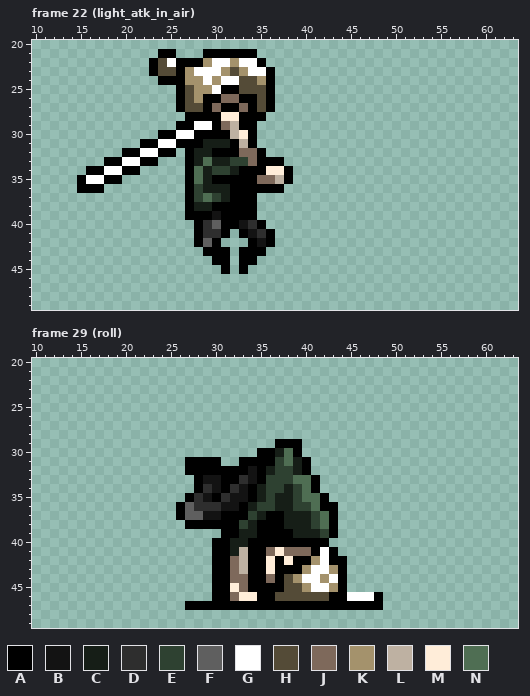
Two versions of one pixel-art file, honki/hero/new_character_design_demo.aseprite. The first picture shows the starting point.
64x64 pixels, 43 frames. Shown: frame 22 (light_atk_in_air): x 10..63, y 20..49; frame 29 (roll): x 10..63, y 20..49. The commit also changed other frames, which this record leaves out.
Visible layers, top first: "Layer 1", "workspace", "works layer".
Palette (. is transparent): A #000000  B #131313  C #161e17  D #2e2e2e  E #2e4131  F #5f5f5f  G #ffffff  H #544b37  J #7e695b  K #a4926c  L #beb1a2  M #ffedd9  N #4f6e53
Pixels before, frame 22 (light_atk_in_air), first column x 15:
21 .........AA...AAAAAA....
22 ........AHGAAAKGGKGGA...
23 ........AHHAKGGGKHKGGA..
24 .........AAAKKGKGGHHKA..
25 ...........AHKKGAAHHHA..
26 ...........AHKAAJJAAHA..
27 ...........AHHAJAAJAHA..
28 ............AAAAMMAAA...
29 ...........AAGGAJLAA....
30 .........AAGGAAAALMA....
31 .......AAGGAAACCCALA....
32 .....AAGGAA.ACCAAAJJA...
33 ...AAGGAA...ACNCCEEJAAA.
34 .AAGGAA.....ANCEECAAAMMA
35 AGGAA.......ANCAAAAAJJLA
36 AAA.........AECCCAAAAAA.
37 ............AENECAAA....
38 ............ACCAAAAA....
39 ............AAABAAAA....
40 .............ADFAABDA...
41 .............ADDA.ABDA..
42 .............AFA...ABA..
43 ..............AAA.AAA...
44 ...............AA.AA....
45 ................A.A.....
Pixels before, frame 29 (roll), first column x 26:
29 ...........AAA.........
30 .........AACNA.........
31 .AAAA..AAAAENCA........
32 .AAAAAAABACEECA........
33 ..ABBAADBAEEENNA.......
34 ..ADBADBACEECENA.......
35 .ADBADBBACECCENNA......
36 AFDDDBBACEECCEENAA.....
37 AFFBBAAAECAACCCENA.....
38 .AAAAAAECAAACCCENA.....
39 .....AACCAAAACCCEA.....
40 ....AACCAAAAAAAAA......
41 ....AACLAAJMJJJAGA.....
42 ....AAJLAAMAMAAKGAA....
43 ....AAJLAAMAAAKGGKA....
44 ....AAJJAAJAHKGGKGA....
45 ....AAMJAAAAHHKGGKA....
46 ....AAJMMAAHHHHHHAAGGGA
47 .AAAAAAAAAAAAAAAAAAAAAA
The result:
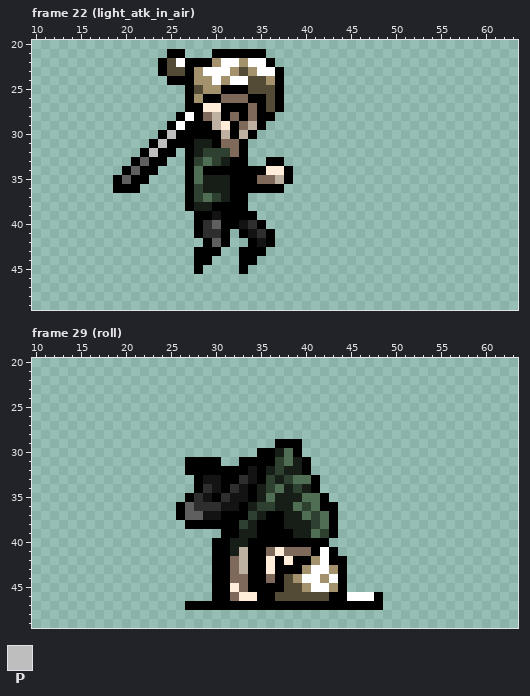
Colours new in this view: P #bebebe
Message: add roll_atk; update light_atk_in_air
Difference:
Frame 22 (light_atk_in_air), layer "works layer":
y 21: x 24 A -> .; x 26 . -> A; x 29 A -> .; x 35 . -> A
y 22: x 23..26 AHGA -> .AHG; x 29..30 KG -> AK; x 32..33 KG -> GK; x 35..36 A. -> GA
y 23: x 23..24 AH -> .A; x 26..28 AKG -> HAK; x 31..34 KHKG -> GKHK; x 36..37 A. -> GA
y 24: x 24 A -> .; x 27 K -> A; x 29..31 GKG -> KGK; x 33 H -> G; x 35..37 KA. -> HKA
y 25: x 26..28 AHK -> .AH; x 30 G -> K; x 33 H -> A; x 36..37 A. -> HA
y 26: x 26..27 AH -> .A; x 33 A -> J; x 35..37 HA. -> AHA
y 27: x 26..30 AHHAJ -> .AAMM; x 33..37 JAHA. -> AJAHA
y 28: x 26..27 .A -> AG; x 29..32 AAMM -> JLAJ; x 34 A -> J; x 36 . -> A
y 29: x 25..26 .A -> AG; x 28..35 GGAJLAA. -> AALMAJLA
y 30: x 25..27 AGG -> PAA; x 31..33 ALM -> LAL
y 31: x 22 A -> .; x 24..25 GG -> PA; x 28 A -> C; x 30..34 CCALA -> AJJA.
y 32: x 20..23 AAGG -> ..AP; x 29..35 CAAAJJA -> EEEJA..
y 33: x 18..22 AAGGA -> ...AF; x 24 . -> A; x 28 C -> E; x 30 C -> E; x 32..35 EEJA -> AA..
y 34: x 16..19 AAGG -> ....; x 21..23 A.. -> FAA; x 29..32 CEEC -> AAAA
y 35: x 15..18 AGGA -> ....; x 20..22 ... -> FAA; x 30..31 AA -> CC
y 36: x 15..17 AAA -> ...; x 19..21 ... -> AAA
y 37..38: x 34 A -> .
y 39: x 27 A -> .
y 42: x 28..31 AFA. -> .AFA
y 43: x 28 . -> A; x 31 A -> .
y 44: x 28..31 ..AA -> AA..
y 45: x 28 . -> A; x 31 A -> .
Frame 29 (roll), layer "works layer":
y 32: x 38 E -> C
y 33: x 37 E -> C
y 34: x 37 E -> N; x 40 N -> C
y 35: x 36 E -> N; x 39 E -> C
y 36: x 39 E -> N
y 37: x 40 C -> N
y 39: x 41 C -> N
